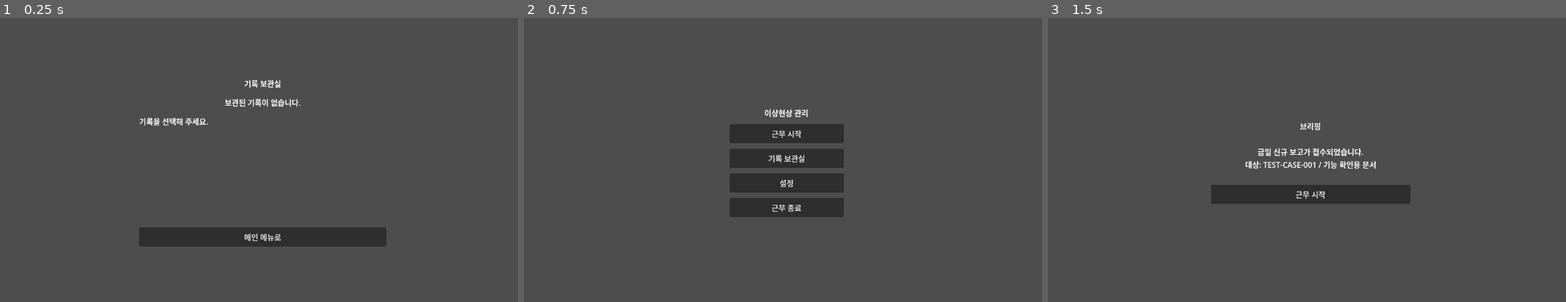
Above: before the commit, frames 1-3 (left to right).
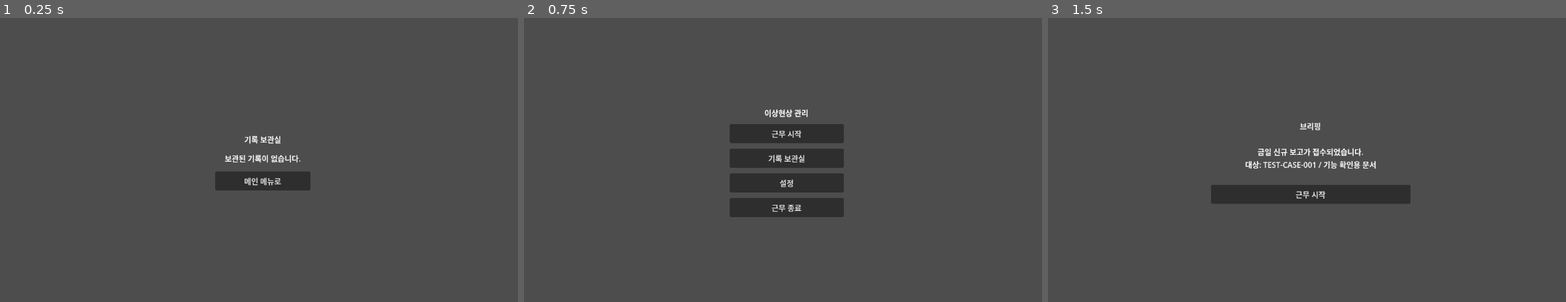
Above: after the commit, the same moments.

Repository: maze4670/AnomalyManagementBranch
Game: Godot game, scene res://scenes/archive/ArchiveScreen.tscn
The game is run twice, just before and just after one commit, with the same random seed, the same clock (stepped at 60 frames per second) and the same inputs. The project has no main scene, so this scene is started directly.
Inputs:
- Up to frame 1 (0.25 s): no input
- Up to frame 2 (0.75 s): click "메인 메뉴로" at 0.5 s
- Up to frame 3 (1.5 s): click "근무 시작" at 1.25 s

The runs differ from the first frame. In frame 1, 5.2% of the frame differs, in the area x 26-75%, y 21-81%; in frame 2, nothing differs; in frame 3, nothing differs.

Commit message:
Stabilize archive display rules

Diff:
--- a/scripts/ui/archive/archive_screen.gd
+++ b/scripts/ui/archive/archive_screen.gd
@@ -21,6 +21,7 @@
 func _load_archive_list() -> void:
 	_clear_archive_list()
 	detail_label.text = "기록을 선택해 주세요."
+	detail_label.visible = true
 
 	var save_manager: Variant = SAVE_MANAGER_SCRIPT.new()
 	var archive_data: Dictionary = save_manager.load_archive_save()
@@ -60,7 +61,8 @@
 	empty_label.visible = true
 	archive_list_title_label.visible = false
 	archive_list_container.visible = false
-	detail_label.text = "기록을 선택해 주세요."
+	detail_label.text = ""
+	detail_label.visible = false
 
 
 func _get_archive_case_label(case_id: String) -> String:
@@ -77,6 +79,7 @@
 
 
 func _on_archive_case_pressed(case_id: String, case_archive_data: Dictionary) -> void:
+	detail_label.visible = true
 	detail_label.text = _build_archive_detail_text(case_id, case_archive_data)
 
 
@@ -98,19 +101,17 @@
 		for description in (additional_descriptions as Array):
 			lines.append("- %s" % str(description))
 
-	lines.append("")
-	lines.append("[보고 기록]")
 	var report_texts: Array[String] = _get_visible_report_texts(case_id, case_archive_data, case_reports)
-	if report_texts.is_empty():
-		lines.append("표시할 보고 기록이 없습니다.")
-	else:
+	if not report_texts.is_empty():
+		lines.append("")
+		lines.append("[보고 기록]")
 		lines.append_array(report_texts)
 
 	return "\n".join(PackedStringArray(lines))
 
 
 func _get_visible_report_texts(case_id: String, case_archive_data: Dictionary, case_reports: Dictionary) -> Array[String]:
-	var unlock_level: String = str(case_archive_data.get("unlock_level", "partial"))
+	var archive_level: String = str(case_archive_data.get("unlock_level", "partial"))
 	var visible_node_ids: Array[String] = _get_visible_node_ids(case_id, case_archive_data)
 	var report_texts: Array[String] = []
 	var nodes: Variant = case_reports.get("nodes", [])
@@ -123,8 +124,7 @@
 
 		var node_data: Dictionary = node as Dictionary
 		var node_id: String = str(node_data.get("node_id", ""))
-		# 기능 확인용 full 처리에서는 저장된 키가 비어 있어도 테스트 보고 노드를 모두 표시한다.
-		if unlock_level != "full" or not visible_node_ids.is_empty():
+		if archive_level != "full" or not visible_node_ids.is_empty():
 			if not visible_node_ids.has(node_id):
 				continue
 
@@ -137,12 +137,12 @@
 
 
 func _get_visible_node_ids(case_id: String, case_archive_data: Dictionary) -> Array[String]:
-	var unlocked_report_keys: Variant = case_archive_data.get("unlocked_report_keys", [])
+	var report_keys: Variant = case_archive_data.get("unlocked_report_keys", [])
 	var node_ids: Array[String] = []
-	if typeof(unlocked_report_keys) != TYPE_ARRAY:
+	if typeof(report_keys) != TYPE_ARRAY:
 		return node_ids
 
-	for report_key in (unlocked_report_keys as Array):
+	for report_key in (report_keys as Array):
 		var key_parts: PackedStringArray = str(report_key).split(":")
 		if key_parts.size() != 2:
 			continue
